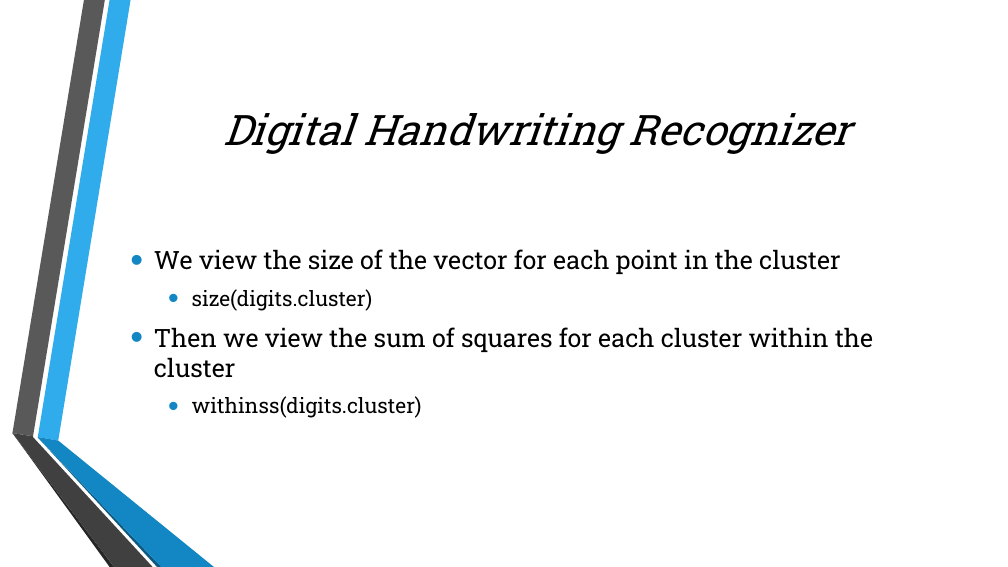
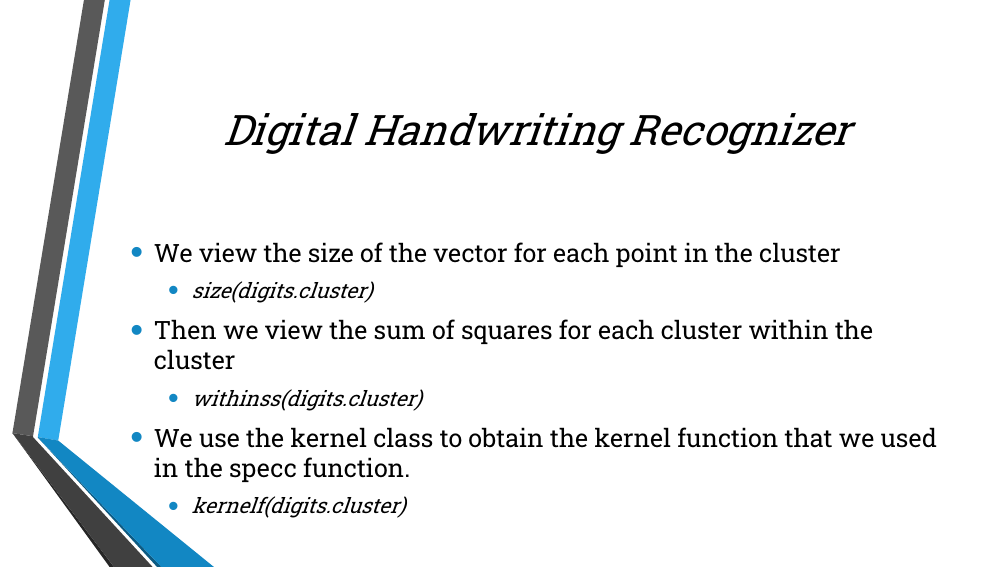
Before and after one commit to julielinx/Final-_Project, a slide deck: slide 4 of Presentation1.pptx. Drawn at 1008x567 pixels with LibreOffice and Linux fonts; fonts in the diff are those of the drawing; background and template pictures are left out. Boxes give left, top, right and bottom in pixels: in the first picture for what was removed or moved away, otherwise in the second. Text is boxed around its words. In the diff, an @@ line names an element or a change of style, - is before the commit and + after.

```diff
--- a/Presentation1.pptx
+++ b/Presentation1.pptx
@@ text at bbox=[192, 281, 422, 411]: italic on in "size(digits.cluster)", "withinss(digits.cluster)" @@
@@ text at bbox=[154, 427, 937, 518]: paragraphs added @@
+• We use the kernel class to obtain the kernel function that we used in the specc function.
+  • kernelf(digits.cluster)
```
Also in this commit, not shown: 2 slides added.
